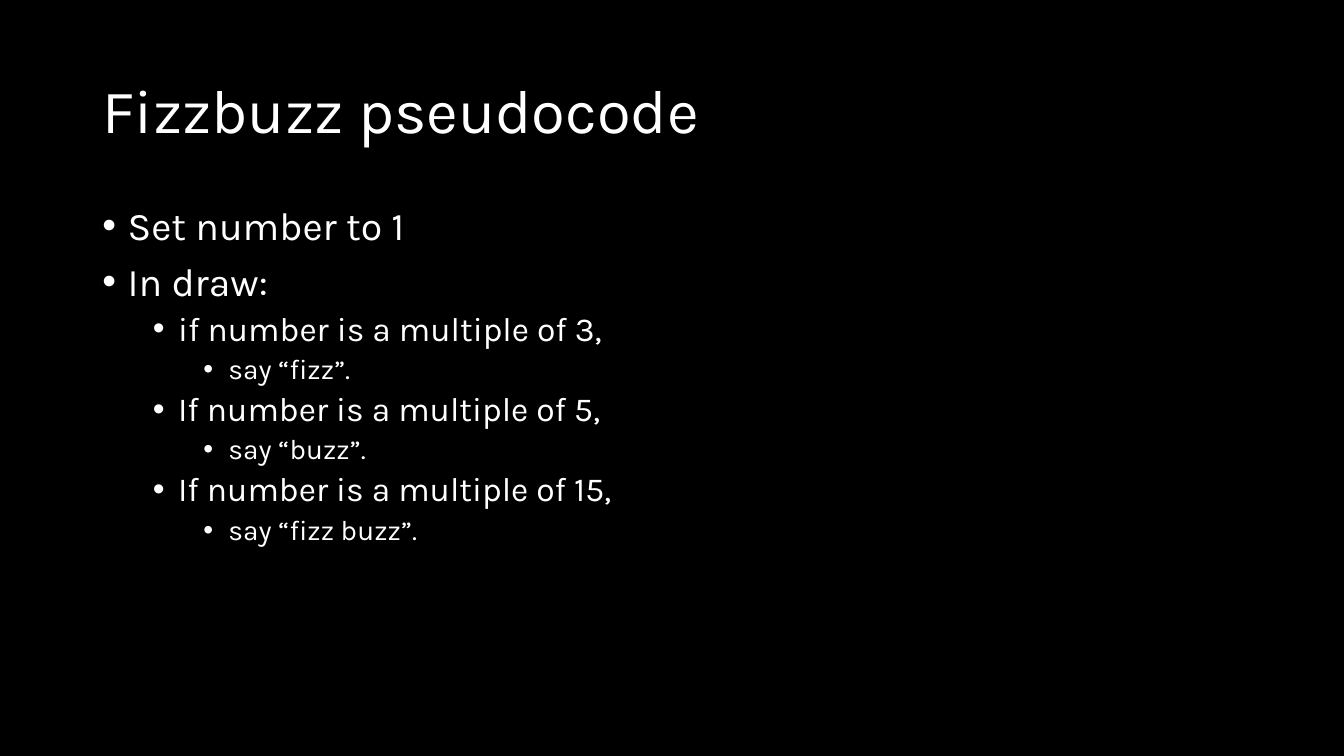
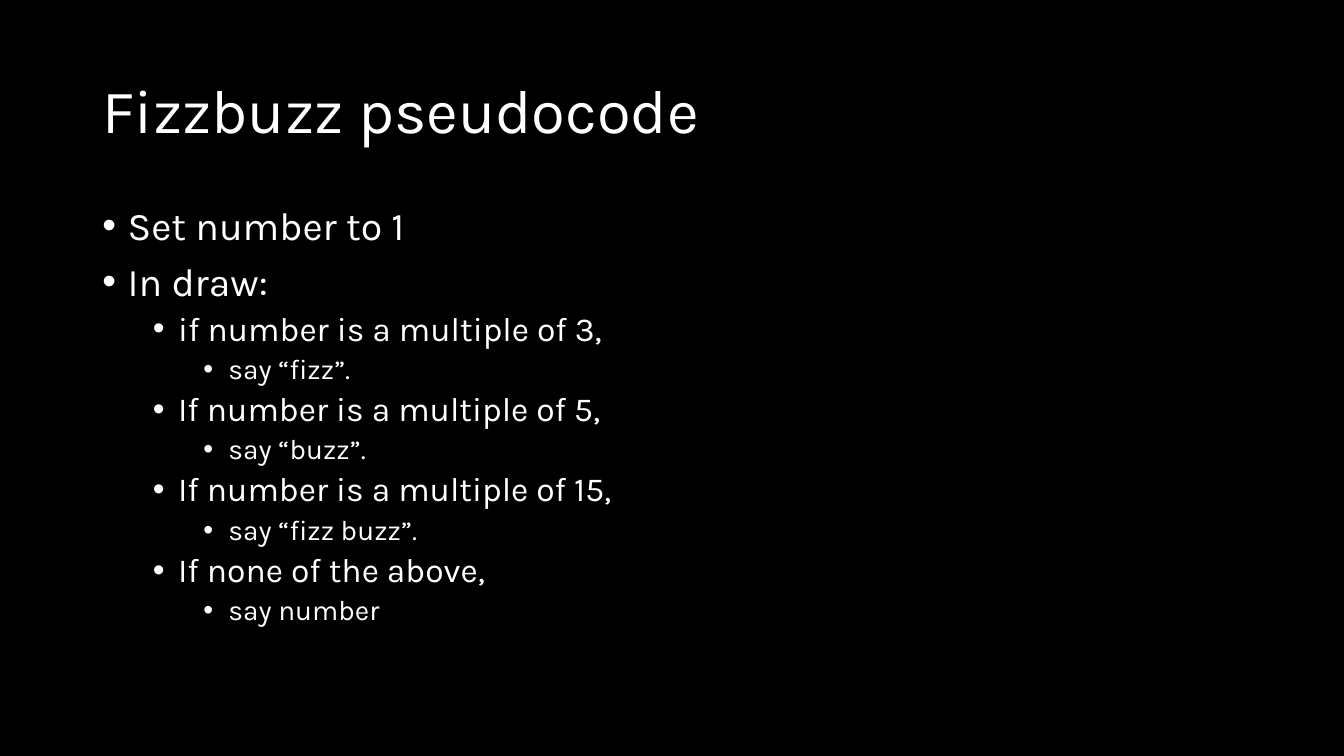
Before and after one commit to crhallberg/IMM120, a slide deck: slide 16 of Presentations/Class 04 – Sept 25.pptx. Drawn at 1344x756 pixels with LibreOffice and Linux fonts; fonts in the diff are those of the drawing. Boxes give left, top, right and bottom in pixels: in the first picture for what was removed or moved away, otherwise in the second. Text is boxed around its words. In the diff, an @@ line names an element or a change of style, - is before the commit and + after.

```diff
--- a/Presentations/Class 04 – Sept 25.pptx
+++ b/Presentations/Class 04 – Sept 25.pptx
@@ text at <box>178,559,485,627</box>: paragraphs added @@
+  • If none of the above,
+    • say number
```
Also in this commit, not shown: 7 other slides changed, 16 slides added, 1 slide removed.
